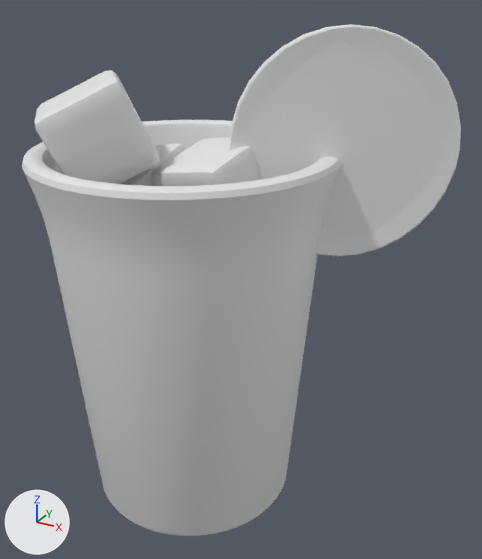
The OBJ model public/assets/drink-baked/blog0133.obj as it was, and as the next commit left it.
Both versions are drawn from a camera (50 mm lens) standing at (3.42, -5.13, 5.07) and looking at (0.54, 0.1, 2.46). Arrows for +X, +Y and +Z are at lower left; the lights stay in place. The older version comes first. Where no turn or scale is listed for an object, it has been applied to the vertices.

Before the edit, the objects in view are built like this:
```python
me_circle_001 = bpy.data.meshes.new('Circle.001')
me_circle_001.from_pydata(...)  # 834 vertices, 832 faces; spans x 0.5..2.3, y -0.15..0.97, z 2.77..4.78
me_cube = bpy.data.meshes.new('Cube')
me_cube.from_pydata(...)  # 386 vertices, 384 faces; spans x -0.668..0.56, y -0.668..0.562, z 1.79..2.818
me_cube_001 = bpy.data.meshes.new('Cube.001')
me_cube_001.from_pydata(...)  # 386 vertices, 384 faces; spans x -0.936..0.073, y -0.547..0.53, z 2.595..3.696
me_cube_002 = bpy.data.meshes.new('Cube.002')
me_cube_002.from_pydata(...)  # 386 vertices, 384 faces; spans x -0.098..0.904, y -0.555..0.47, z 2.826..3.858
me_cube_003 = bpy.data.meshes.new('Cube.003')
me_cube_003.from_pydata(...)  # 386 vertices, 384 faces; spans x -1.189..0.032, y -1.121..0.093, z 3.353..4.372
me_cylinder = bpy.data.meshes.new('Cylinder')
me_cylinder.from_pydata(...)  # 960 vertices, 898 faces; spans x -1.44..1.44, y -1.44..1.44, z 0.0..3.71
me_plane = bpy.data.meshes.new('Plane')
me_plane.from_pydata(...)  # 266 vertices, 86 faces; spans x -1.3..1.3, y -1.31..1.31, z 3.05..3.1
ob_circle_001 = bpy.data.objects.new('Circle.001', me_circle_001)
ob_circle_001.location = (0.0, 0.0, 0.0)
ob_cube = bpy.data.objects.new('Cube', me_cube)
ob_cube.location = (0.0, 0.0, 0.0)
ob_cube_001 = bpy.data.objects.new('Cube.001', me_cube_001)
ob_cube_001.location = (0.0, 0.0, 0.0)
ob_cube_002 = bpy.data.objects.new('Cube.002', me_cube_002)
ob_cube_002.location = (0.0, 0.0, 0.0)
ob_cube_003 = bpy.data.objects.new('Cube.003', me_cube_003)
ob_cube_003.location = (0.0, 0.0, 0.0)
ob_cylinder = bpy.data.objects.new('Cylinder', me_cylinder)
ob_cylinder.location = (0.0, 0.0, 0.0)
ob_plane = bpy.data.objects.new('Plane', me_plane)
ob_plane.location = (0.0, 0.0, 0.0)
```
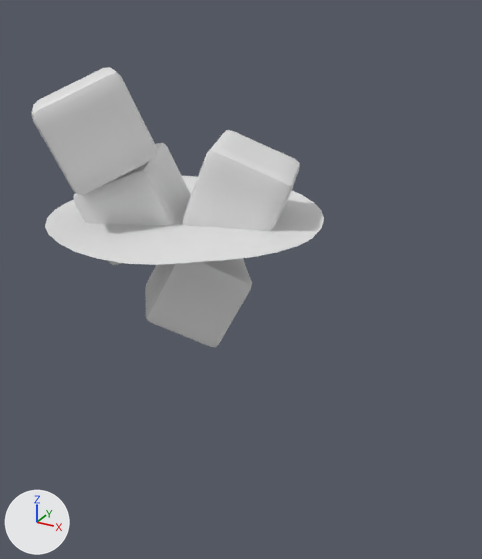
Location of each change, [x1, y1, x2, y2] in pixels of the pictures (482 x 559 px; the box of a moved part takes in the faces that stretch with it):
'Cylinder', deleted
    before: [22, 120, 340, 536]
'Circle.001', deleted
    before: [229, 24, 461, 256]
'Cube.003', reshaped
    before: [34, 70, 160, 184]
    after: [32, 67, 158, 195]
'Cube.002', reshaped
    before: [152, 137, 260, 186]
    after: [183, 130, 300, 257]
'Cube.001', reshaped
    before: [121, 143, 185, 186]
    after: [73, 143, 191, 265]
part 1 of me_cube, moved or reshaped (not visible before)
    after: [145, 258, 252, 347]
part 5 of me_plane, moved or reshaped (not visible before)
    after: [45, 176, 324, 265]

The change, as a diff of the scene's bpy script:
```diff
--- a/public/assets/drink-baked/blog0133.obj.py
+++ b/public/assets/drink-baked/blog0133.obj.py
@@ me_cube @@
 # used by ob_cube; location = (0.0, 0.0, 0.0)
-me_cube.from_pydata(...)  # 386 vertices, 384 faces; spans x -0.668..0.56, y -0.668..0.562, z 1.79..2.818
+me_cube.from_pydata(...)  # 386 vertices, 384 faces; spans x -0.565..0.684, y -0.553..0.641, z 1.776..2.814
+# me_cube part 1: the whole mesh is multiplied about its middle by the matrix ((-0.873, -0.335, 0.354), (0.131, 0.539, 0.832), (-0.469, 0.773, -0.427)), then moved by (0.113, 0.097, -0.009)
@@ me_cube_001 @@
 # used by ob_cube_001; location = (0.0, 0.0, 0.0)
-me_cube_001.from_pydata(...)  # 386 vertices, 384 faces; spans x -0.936..0.073, y -0.547..0.53, z 2.595..3.696
+me_cube_001.from_pydata(...)  # 386 vertices, 384 faces; spans x -1.013..0.136, y -0.712..0.369, z 2.617..3.684
+# me_cube_001 part 2: the whole mesh is multiplied about its middle by the matrix ((0.892, -0.385, -0.236), (0.429, 0.886, 0.176), (0.141, -0.259, 0.956)), then moved by (-0.007, -0.163, 0.005)
@@ me_cube_002 @@
 # used by ob_cube_002; location = (0.0, 0.0, 0.0)
-me_cube_002.from_pydata(...)  # 386 vertices, 384 faces; spans x -0.098..0.904, y -0.555..0.47, z 2.826..3.858
+me_cube_002.from_pydata(...)  # 386 vertices, 384 faces; spans x -0.062..1.095, y -0.336..0.679, z 2.799..3.819
+# me_cube_002 part 3: the whole mesh is multiplied about its middle by the matrix ((0.172, -0.972, 0.158), (0.234, -0.116, -0.965), (0.957, 0.203, 0.208)), then moved by (0.113, 0.214, -0.033)
@@ me_cube_003 @@
 # used by ob_cube_003; location = (0.0, 0.0, 0.0)
-me_cube_003.from_pydata(...)  # 386 vertices, 384 faces; spans x -1.189..0.032, y -1.121..0.093, z 3.353..4.372
+me_cube_003.from_pydata(...)  # 386 vertices, 384 faces; spans x -1.181..0.05, y -1.158..0.04, z 3.396..4.433
+# me_cube_003 part 4: the whole mesh is multiplied about its middle by the matrix ((0.441, -0.515, -0.735), (-0.455, 0.577, -0.678), (0.773, 0.634, 0.02)), then moved by (0.013, -0.045, 0.052)
@@ me_plane @@
 # used by ob_plane; location = (0.0, 0.0, 0.0)
-me_plane.from_pydata(...)  # 266 vertices, 86 faces; spans x -1.3..1.3, y -1.31..1.31, z 3.05..3.1
+me_plane.from_pydata(...)  # 236 vertices, 177 faces; spans x -1.31..1.31, y -1.31..1.31, z 3.05..3.1
+# me_plane part 5: 23 vertices moved from x -1.3..1.3, y -1.31..1.31, z 3.05..3.08 to x -1.31..1.31, y -1.31..1.31, z 3.05..3.07; 169 vertices removed from x -1.3..1.3, y -1.3..1.3, z 3.05..3.1; 139 vertices added at x -1.29..1.29, y -1.29..1.29, z 3.06..3.1
@@ ob_circle_001 @@
-ob_circle_001 = bpy.data.objects.new('Circle.001', me_circle_001)
-ob_circle_001.location = (0.0, 0.0, 0.0)
@@ ob_cylinder @@
-ob_cylinder = bpy.data.objects.new('Cylinder', me_cylinder)
-ob_cylinder.location = (0.0, 0.0, 0.0)
```
